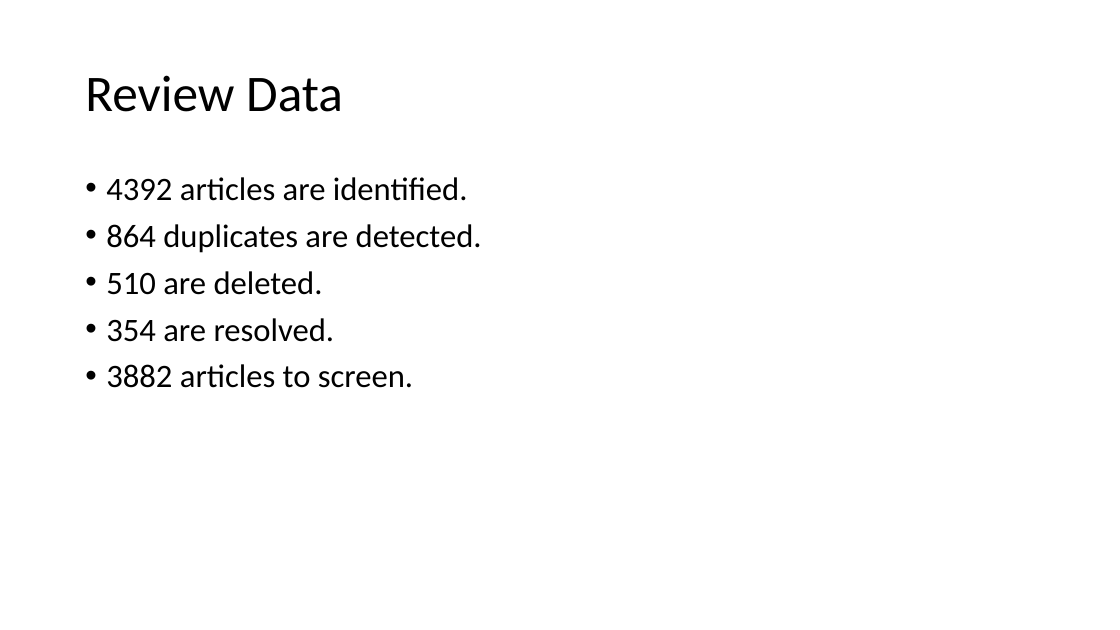
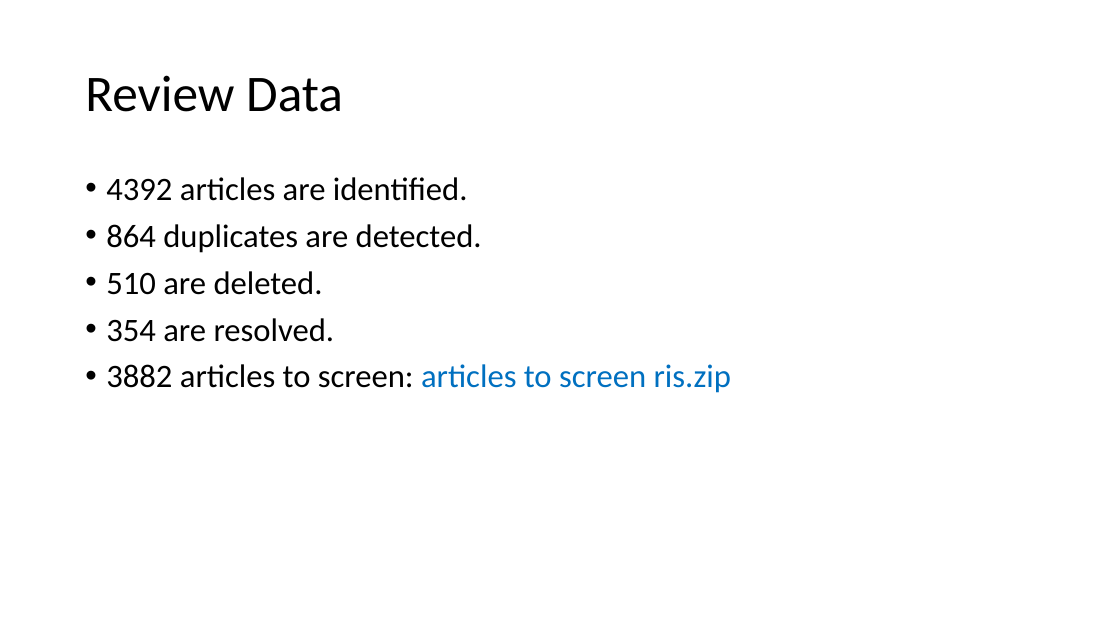
Before and after one commit to BruceChen034020/EstrogenImmunomodulationSystematicReview, a slide deck: slide 14 of Estrogen as an immunomodulator and its role in.pptx. Drawn at 1120x630 pixels with LibreOffice and Linux fonts; fonts in the diff are those of the drawing. Boxes give left, top, right and bottom in pixels: in the first picture for what was removed or moved away, otherwise in the second. Text is boxed around its words. In the diff, an @@ line names an element or a change of style, - is before the commit and + after.

```diff
--- a/Estrogen as an immunomodulator and its role in.pptx
+++ b/Estrogen as an immunomodulator and its role in.pptx
@@ text at (106, 364, 732, 393): text changed; text colour #000000 to #0070C0 @@
-• 3882 articles to screen.
+• 3882 articles to screen: articles to screen ris.zip
```
Also in this commit, not shown: 4 other slides changed, 1 slide added.
